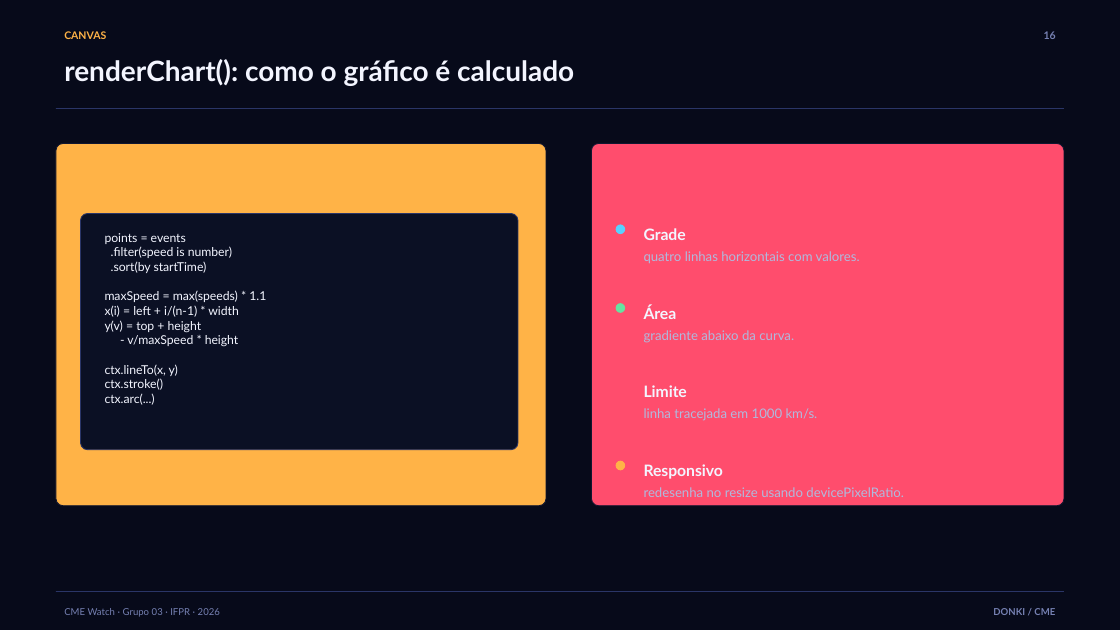
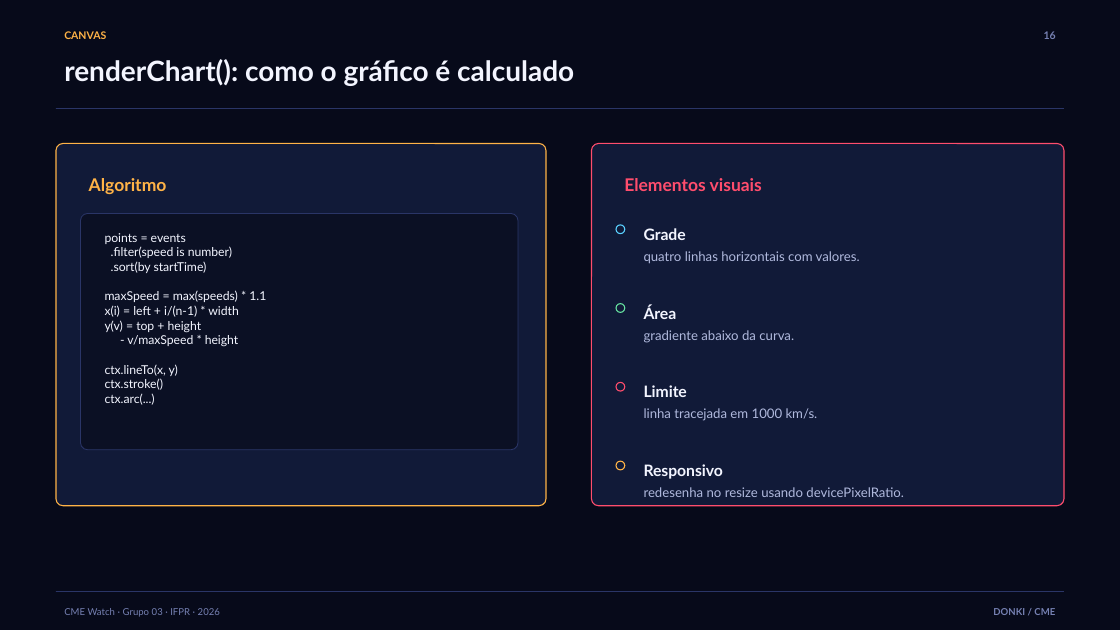
Before and after one commit to SN-2026-GRUPO-03-NASA/DONKI-CME, a slide deck: slide 16 of docs/apresentacao_CME_Watch.pptx. Drawn at 1120x630 pixels with LibreOffice and Linux fonts; fonts in the diff are those of the drawing. Boxes give left, top, right and bottom in pixels: in the first picture for what was removed or moved away, otherwise in the second. Text is boxed around its words. In the diff, an @@ line names an element or a change of style, - is before the commit and + after.

```diff
--- a/docs/apresentacao_CME_Watch.pptx
+++ b/docs/apresentacao_CME_Watch.pptx
@@ rounded rectangle at (56, 144, 546, 506): fill #FFB347 to #111A38; outline #101630 0.75 pt to #FFB347 0.94 pt @@
@@ rounded rectangle at (592, 144, 1064, 506): fill #FF4D6D to #111A38; outline #101630 0.75 pt to #FF4D6D 0.94 pt @@
@@ text added at (89, 178, 167, 194), 15 pt, text #FFB347, bold @@
+Algoritmo
@@ text added at (624, 178, 762, 191), 15 pt, text #FF4D6D, bold @@
+Elementos visuais
@@ ellipse at (616, 225, 624, 234): fill #5AD1FF to #111A38; outline #5AD1FF 0.75 pt to #5AD1FF 0.94 pt @@
@@ ellipse at (616, 303, 624, 312): fill #66E3A1 to #111A38; outline #66E3A1 0.75 pt to #66E3A1 0.94 pt @@
@@ ellipse at (616, 382, 624, 391): fill #FF4D6D to #111A38; outline #FF4D6D 0.75 pt to #FF4D6D 0.94 pt @@
@@ ellipse at (616, 461, 624, 470): fill #FFB347 to #111A38; outline #FFB347 0.75 pt to #FFB347 0.94 pt @@
```
Also in this commit, not shown: 17 other slides changed.
